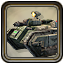
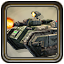
Before/after of a 64 × 64 layered artwork. What changed in the layer stack:
painted on "icon" over (7, 16, 17, 31)
